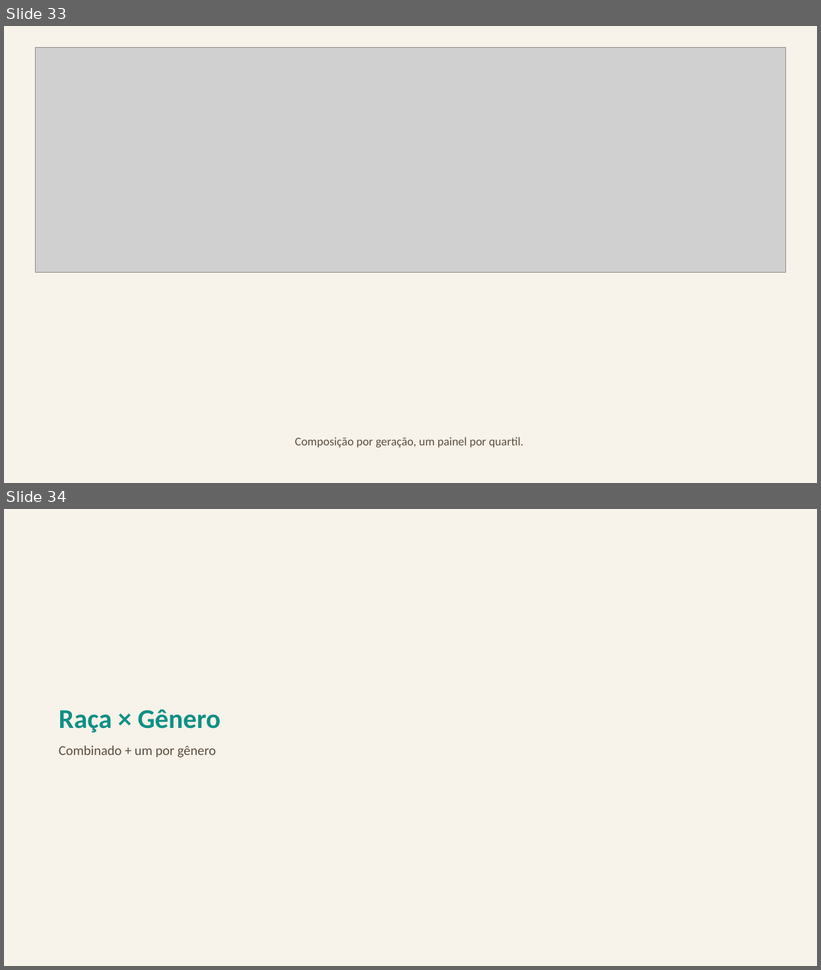
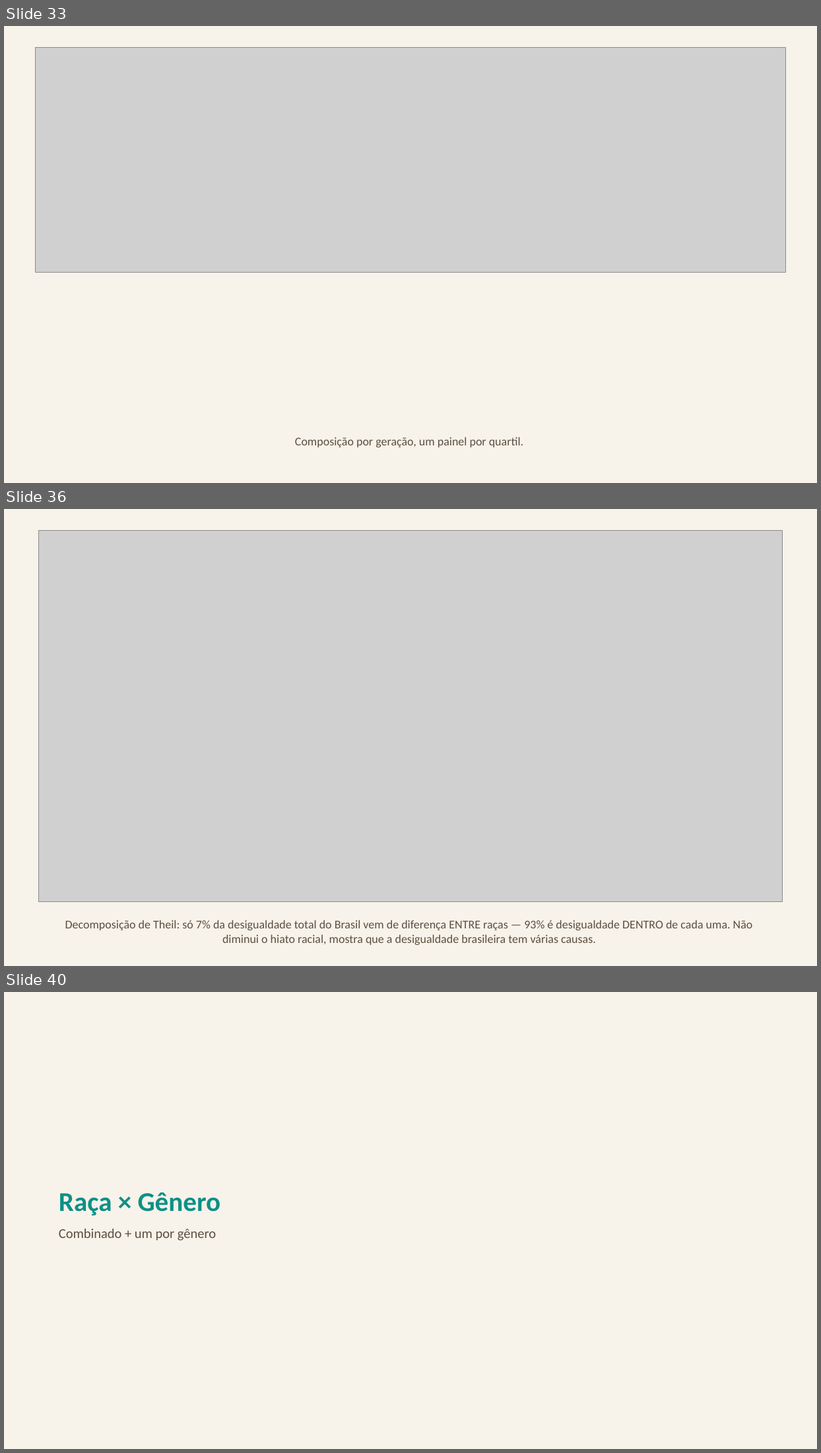
Before and after one commit to FelipeSantanaJ/Hub-Racial-Brasil, a slide deck: docs/Datahub_Racial_Brasil_Fase1.pptx. Shown one above the other, each under a label of ours: slides 33 and 34 before the commit, slides 33, 36 and 40 after it; the slides between them are not shown. The pictures are 821x970 and 821x1453 pixels, drawn with LibreOffice and Linux fonts; fonts in the diff are those of the drawing; grey boxes stand for pictures. Boxes give left, top, right and bottom in pixels: in the first picture for what was removed or moved away, otherwise in the second. Text is boxed around its words. In the diff, an @@ line names an element or a change of style, - is before the commit and + after.

```diff
--- a/docs/Datahub_Racial_Brasil_Fase1.pptx
+++ b/docs/Datahub_Racial_Brasil_Fase1.pptx
@@ slide 36 added at (4, 509, 817, 966), background #F7F2EA @@
@@ picture added at (39, 530, 783, 902) @@
@@ text added at (65, 920, 753, 945), 14 pt, text #5C4F3F @@
+Decomposição de Theil: só 7% da desigualdade total do Brasil vem de diferença ENTRE raças — 93% é desigualdade DENTRO de cada uma. Não diminui o hiato racial, mostra que a desigualdade brasileira tem várias causas.
@@ what was slide 34 is now slide 40 @@
```
Also in this commit, not shown: 5 other slides added, 18 other files.
